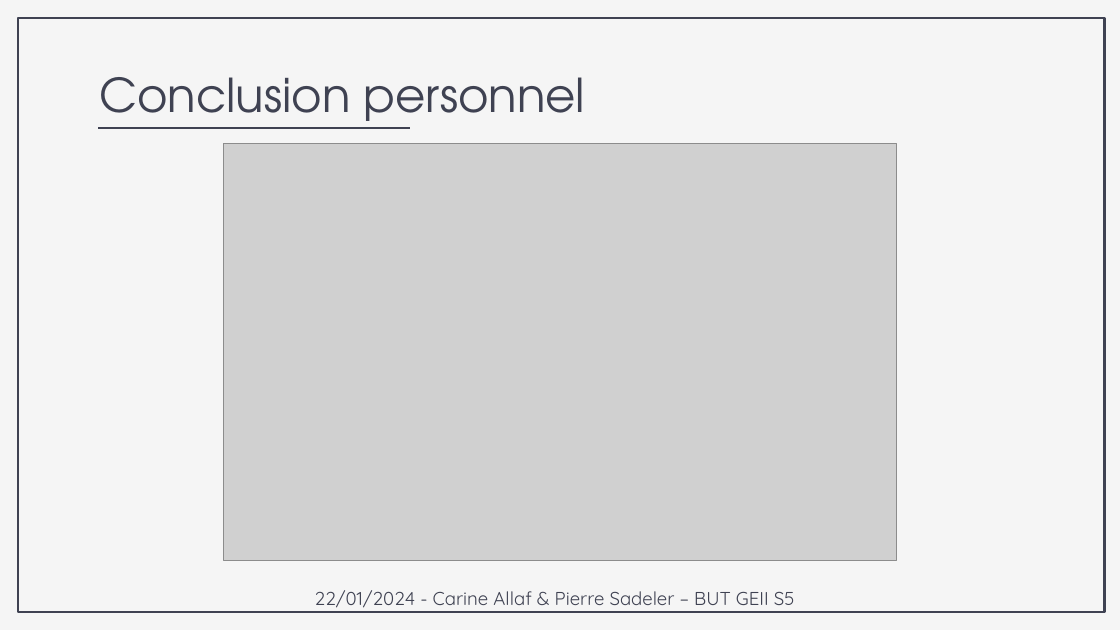
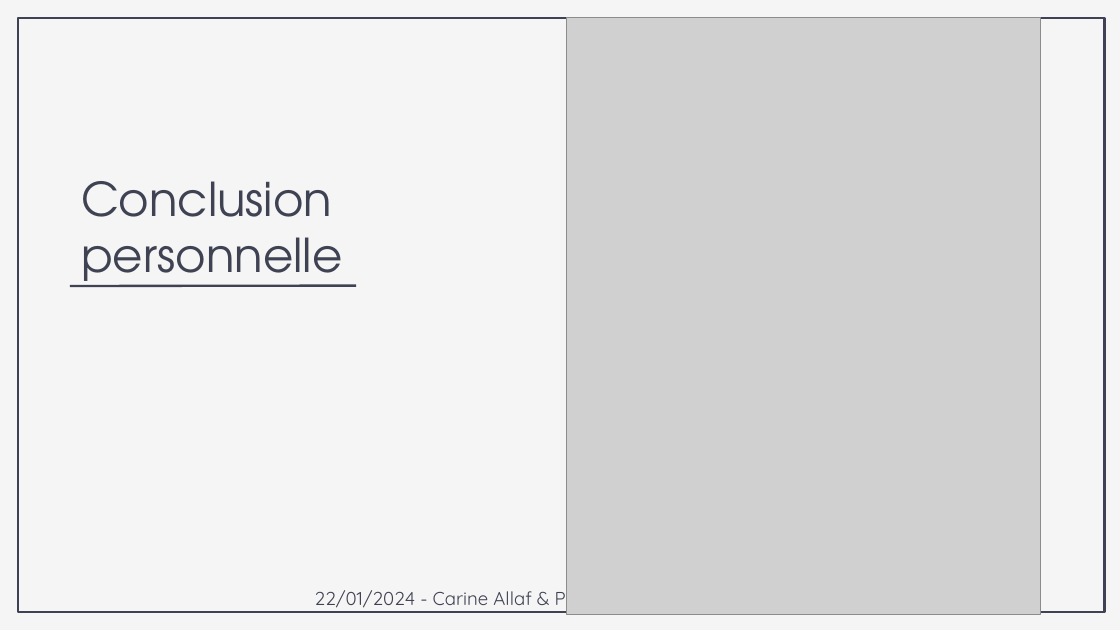
Before and after one commit to psadelerge1/mesures_sans_contact_obj_met, a slide deck: slide 14 of word/PP_Allaf_Sadeler.pptx. Drawn at 1120x630 pixels with LibreOffice and Linux fonts; fonts in the diff are those of the drawing; grey boxes stand for pictures. Boxes give left, top, right and bottom in pixels: in the first picture for what was removed or moved away, otherwise in the second. Text is boxed around its words. In the diff, an @@ line names an element or a change of style, - is before the commit and + after.

```diff
--- a/word/PP_Allaf_Sadeler.pptx
+++ b/word/PP_Allaf_Sadeler.pptx
@@ picture added at bbox=[567, 18, 1040, 615] @@
@@ picture removed at bbox=[223, 143, 896, 561] @@
@@ title at bbox=[81, 181, 342, 287]: text changed @@
-Conclusion personnel
+Conclusion personnelle
@@ line moved from (99, 128) - (410, 128) to (69, 286) - (356, 286) @@
```
Also in this commit, not shown: 13 other slides changed, 1 other file.
